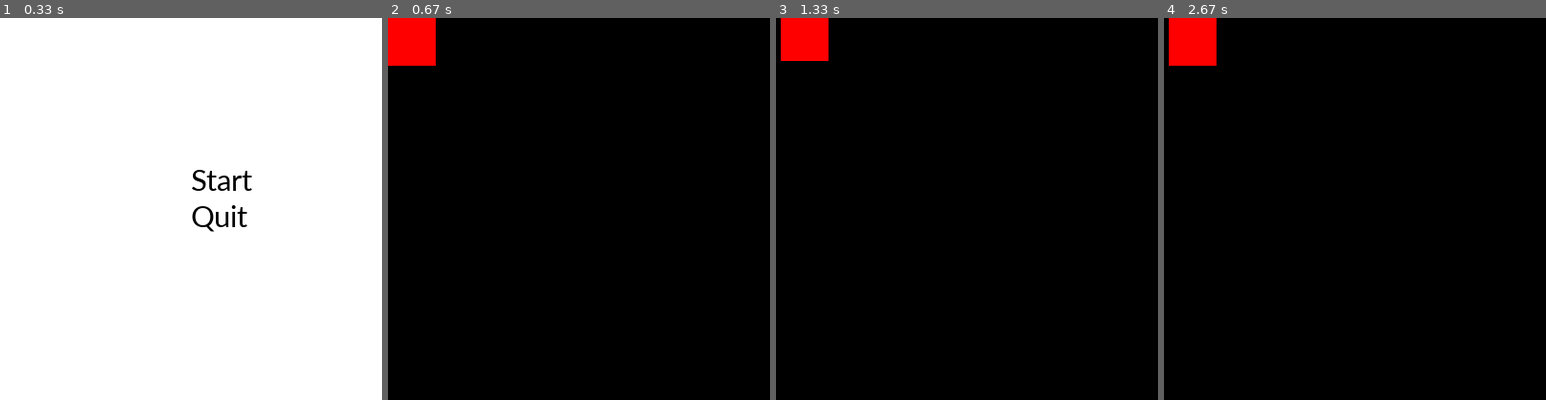
Above: before the commit, frames 1-4 (left to right).
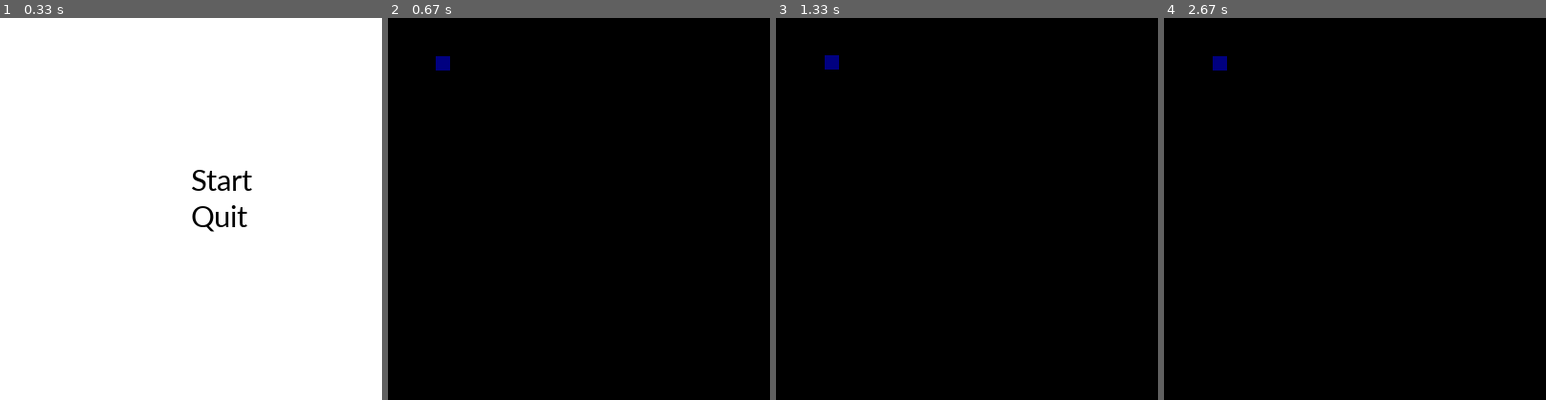
Above: after the commit, the same moments.

Repository: Shiho-c/pygame
Game: pygame game, started from main.py
Same seed, same stepped clock (60 frames per second), same inputs: the game is played once before the commit and once after it.
Inputs:
- Up to frame 1 (0.33 s): no input
- Up to frame 2 (0.67 s): click "Start" at 0.38 s
- Up to frame 3 (1.33 s): hold Right 0.67-1.13 s; hold Up from 1.17 s (still down)
- Up to frame 4 (2.67 s): release Up at 1.47 s; hold Right 1.5-1.97 s; hold Left 2-2.53 s; hold Down from 2.57 s (still down)

Frame 1 is identical in both runs. In frame 2, 1.7% of the frame differs, in the area x 0-17%, y 0-14%; in frame 3, 1.5%; in frame 4, 1.7%.

Commit message:
conflict

Diff:
--- a/main.py
+++ b/main.py
@@ -18,8 +18,6 @@
 start_button = LabelText("Start", corbel_font, black, window.get_width() / 2, window.get_height() / 2 - 50 )
 quit_button = LabelText("Quit", corbel_font, black, window.get_width() / 2, start_button.get_y() + start_button.get_height() )
 player = rect.Rect((50, 40, 15, 15))
-playerX, playerY = 0, 0
-movementSpeed = 5
 game_screen = False
 # infinite loop
 run = True
@@ -27,13 +25,13 @@
     for event in pygame.event.get():
         key = pygame.key.get_pressed()
         if key[pygame.K_LEFT]:
-           playerX -= movementSpeed
+           player.move_ip(-1, 0)
         if key[pygame.K_RIGHT]:
-           playerX += movementSpeed
+           player.move_ip(1, 0)
         if key[pygame.K_UP]:
-           playerY -= movementSpeed
+           player.move_ip(0, -1)
         if key[pygame.K_DOWN]:
-           playerY += movementSpeed
+           player.move_ip(0, 1)
         if event.type == pygame.QUIT:
             run = False
 
@@ -49,9 +47,8 @@
     window.blit(start_button.surface(), (start_button.get_x(), start_button.get_y()))
     window.blit(quit_button.surface(), (quit_button.get_x(), quit_button.get_y()))
     if game_screen:
-        pygame.draw.rect(window, (255, 0, 0), (playerX, playerY, 50, 50))
+        pygame.draw.rect(window, (0, 0, 128), player)
     clock.tick(60)
     pygame.display.update()
 
 pygame.quit()
-#push
